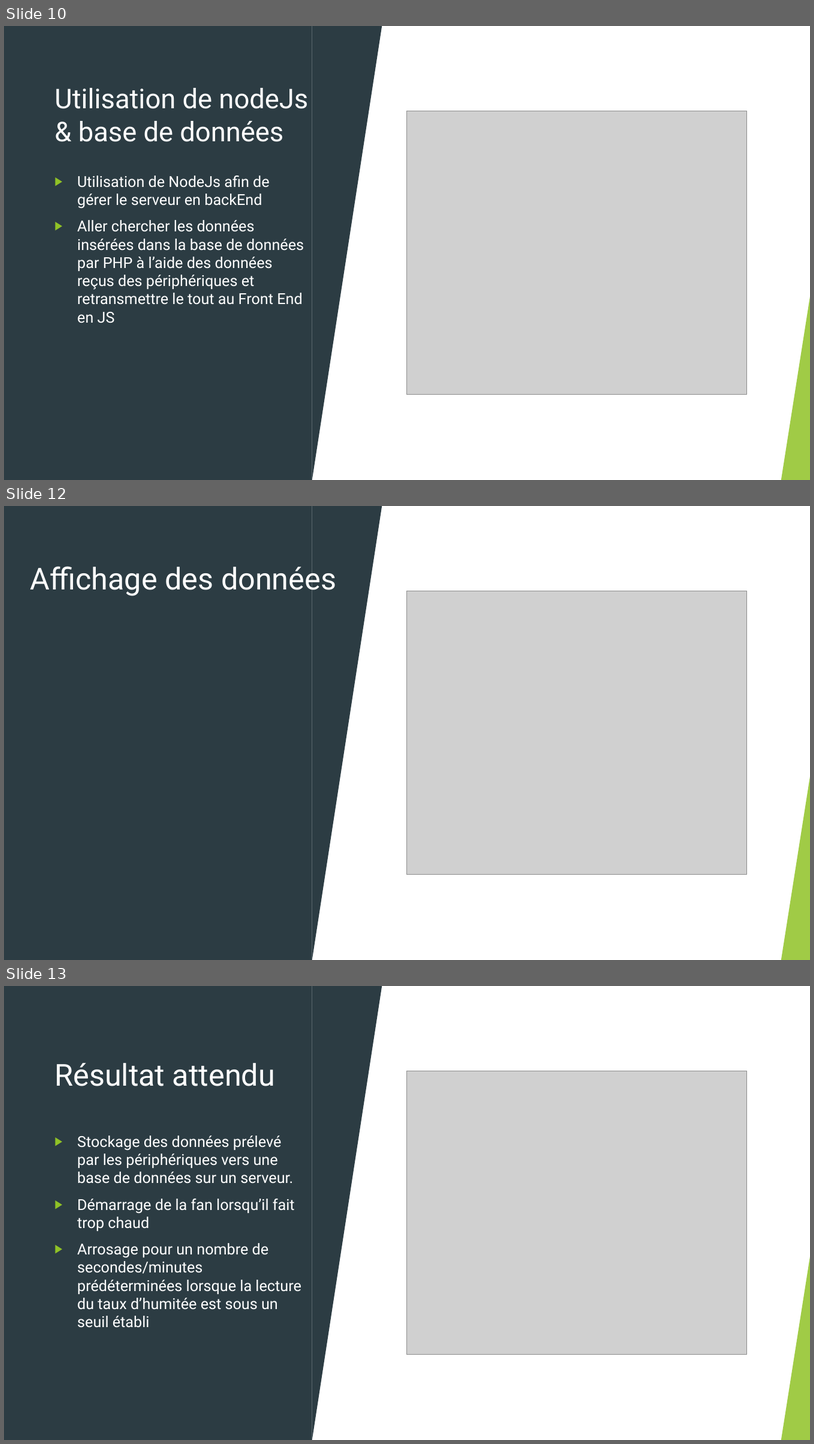
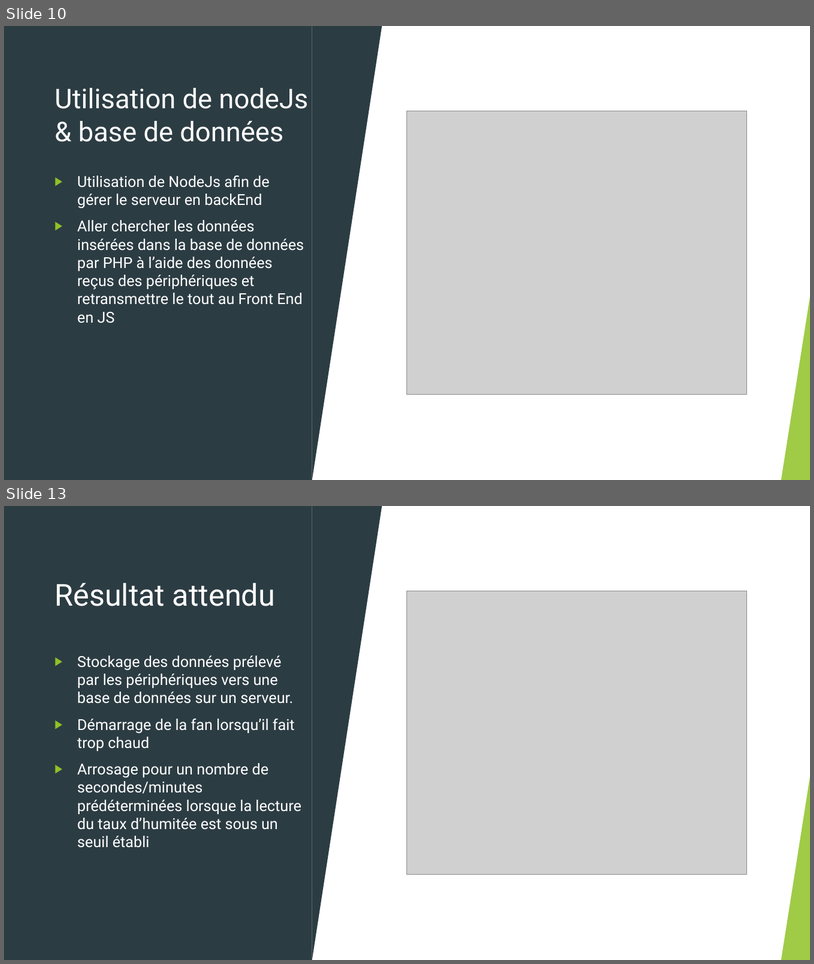
Before and after one commit to joyaAmora/Gestion_de_projet, a slide deck: Presentation.pptx. Shown one above the other, each under a label of ours: slides 10, 12 and 13 before the commit, slides 10 and 13 after it; the slides between them are not shown. The pictures are 814x1444 and 814x964 pixels, drawn with LibreOffice and Linux fonts; fonts in the diff are those of the drawing; grey boxes stand for pictures. Boxes give left, top, right and bottom in pixels: in the first picture for what was removed or moved away, otherwise in the second. Text is boxed around its words. In the diff, an @@ line names an element or a change of style, - is before the commit and + after.

```diff
--- a/Presentation.pptx
+++ b/Presentation.pptx
@@ slide 12 removed at [4, 506, 810, 960], background #FFFFFF; not listed: 8 template elements that a slide beside it also shows @@
@@ rectangle removed at [4, 506, 810, 960] @@
@@ rectangle removed at [4, 506, 312, 960] @@
@@ triangle removed at [312, 506, 383, 960] @@
@@ text removed at [30, 561, 336, 596] @@
-Affichage des données
@@ picture removed at [408, 591, 747, 874] @@
@@ group removed at [4, 506, 810, 960]: 5 freeform shapes, 3 triangles, 2 lines @@
@@ triangle removed at [782, 772, 810, 960] @@
```
Also in this commit, not shown: 1 slide changed, 2 slides added, 1 other slide removed.
